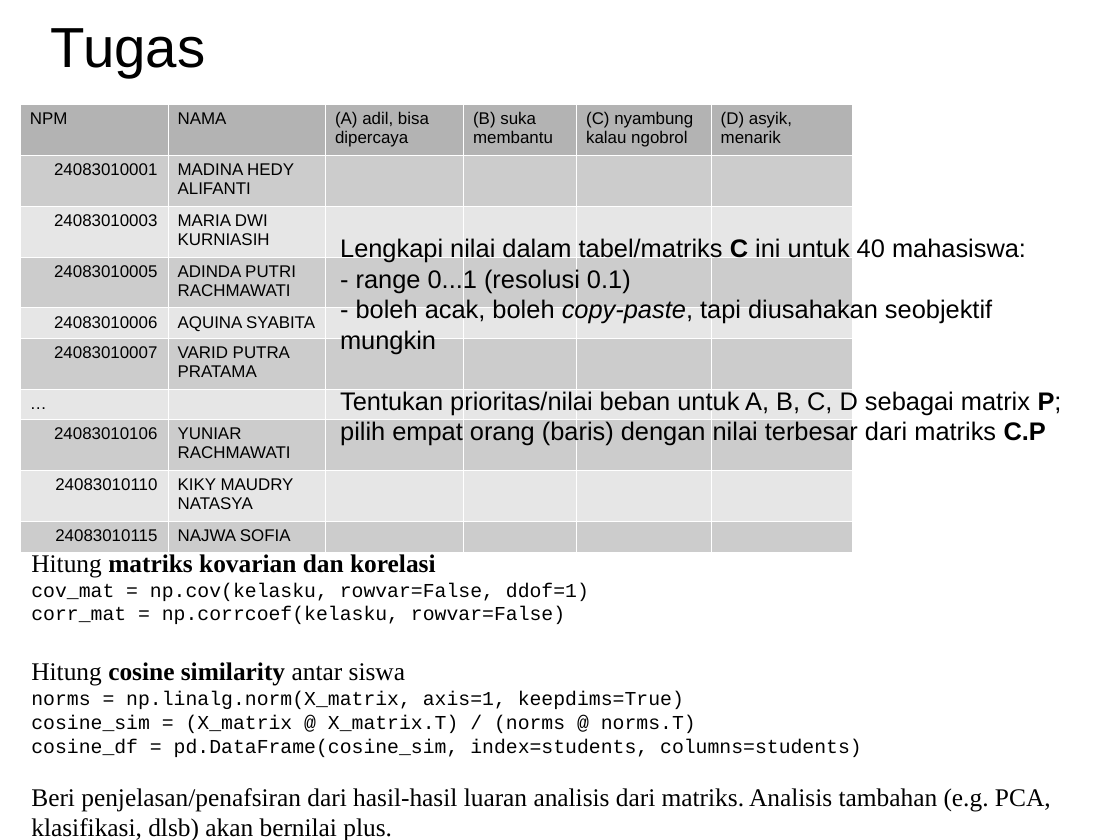
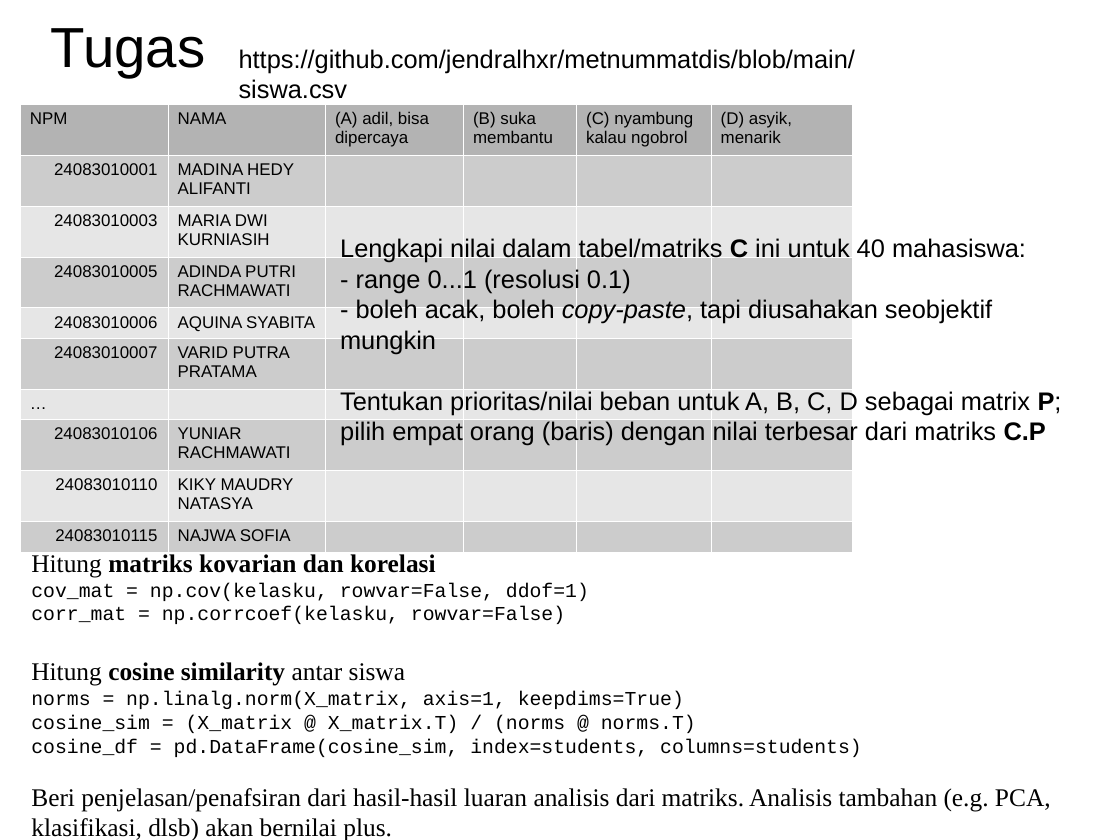
Before and after one commit to jendralhxr/metnummatdis, a slide deck: slide 7 of matdis-matrix.odp. Drawn at 1120x840 pixels with LibreOffice and Linux fonts; fonts in the diff are those of the drawing. Boxes give left, top, right and bottom in pixels: in the first picture for what was removed or moved away, otherwise in the second. Text is boxed around its words. In the diff, an @@ line names an element or a change of style, - is before the commit and + after.

Commit message:
slide ttg matriks

```diff
--- a/matdis-matrix.odp
+++ b/matdis-matrix.odp
@@ text added at (x1=239, y1=49, x2=855, y2=99), 18 pt, text #000000 @@
+https://github.com/jendralhxr/metnummatdis/blob/main/siswa.csv
```
